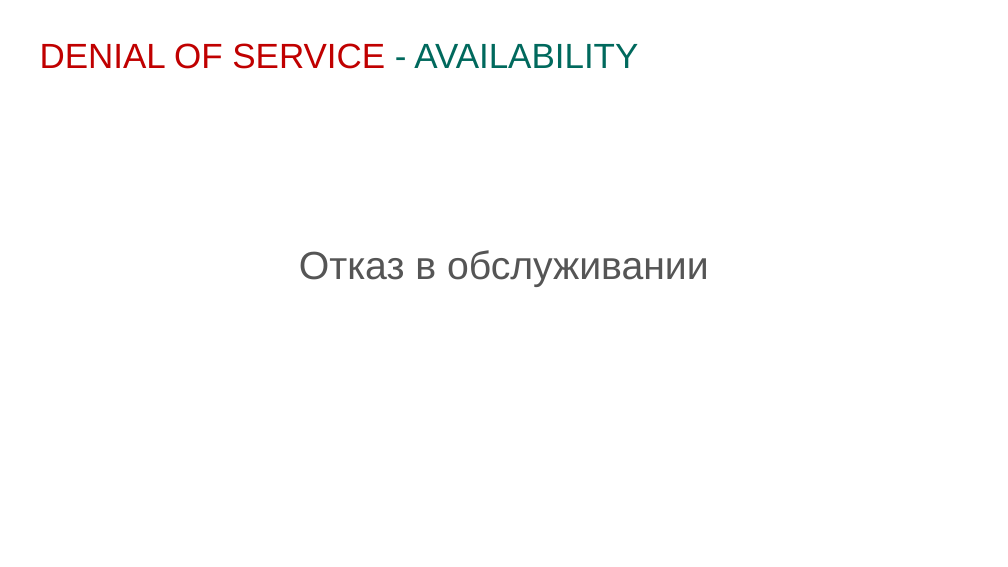
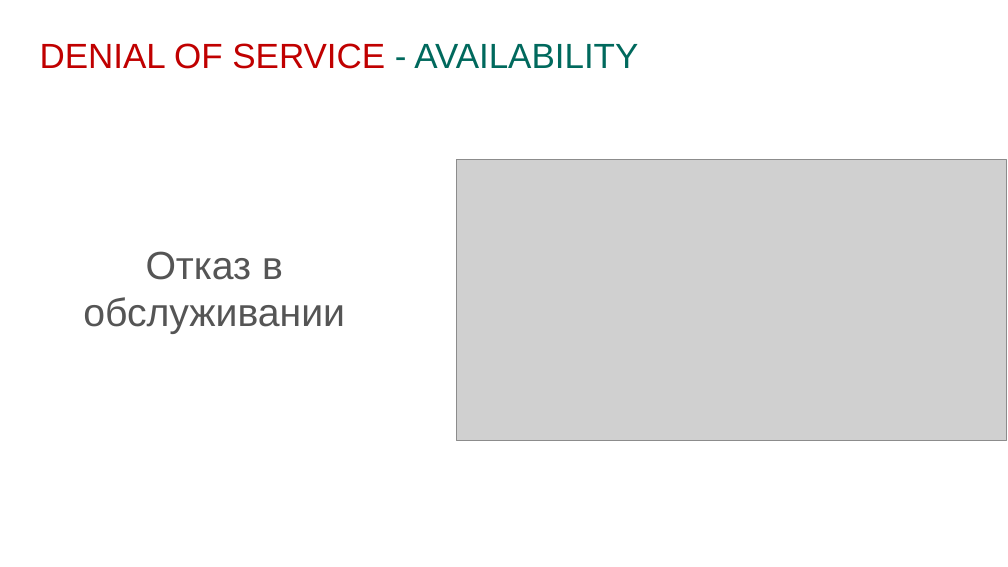
Before and after one commit to prograholic/prograholic.github.io, a slide deck: slide 14 of nsu_31_01_2017/31.01.2017_kutumov.pptx (slide 11 before the commit). Drawn at 1008x567 pixels with LibreOffice and Linux fonts; fonts in the diff are those of the drawing; grey boxes stand for pictures; background and template pictures are left out. Boxes give left, top, right and bottom in pixels: in the first picture for what was removed or moved away, otherwise in the second. Text is boxed around its words. In the diff, an @@ line names an element or a change of style, - is before the commit and + after.

```diff
--- a/nsu_31_01_2017/31.01.2017_kutumov.pptx
+++ b/nsu_31_01_2017/31.01.2017_kutumov.pptx
@@ text "Отказ в обслуживании" rewrapped from box(299, 250, 709, 287) to box(83, 251, 345, 334) @@
@@ picture added at box(457, 159, 1007, 440) @@
```
Also in this commit, not shown: 8 other slides changed, 3 slides added.
